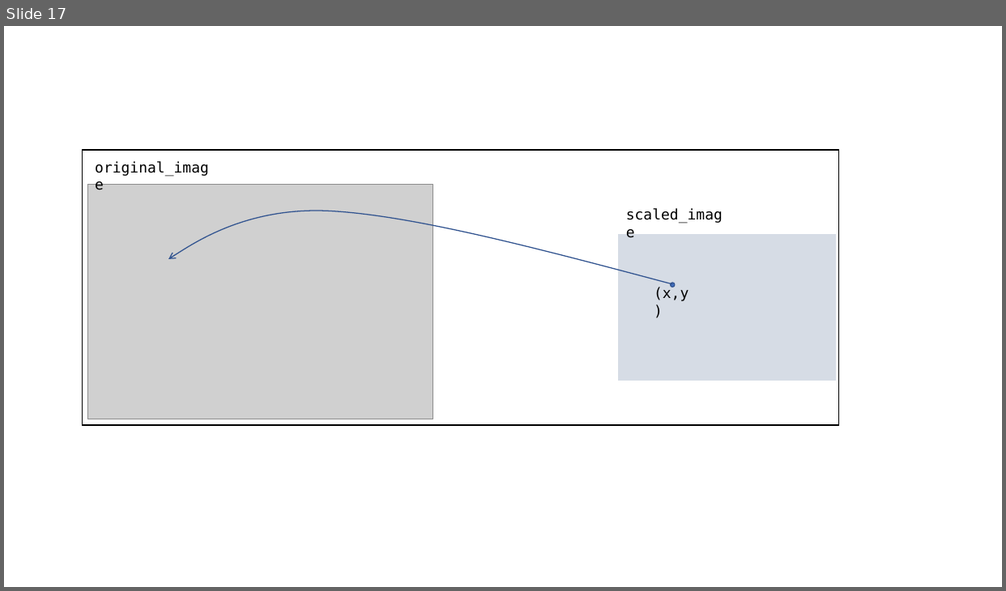
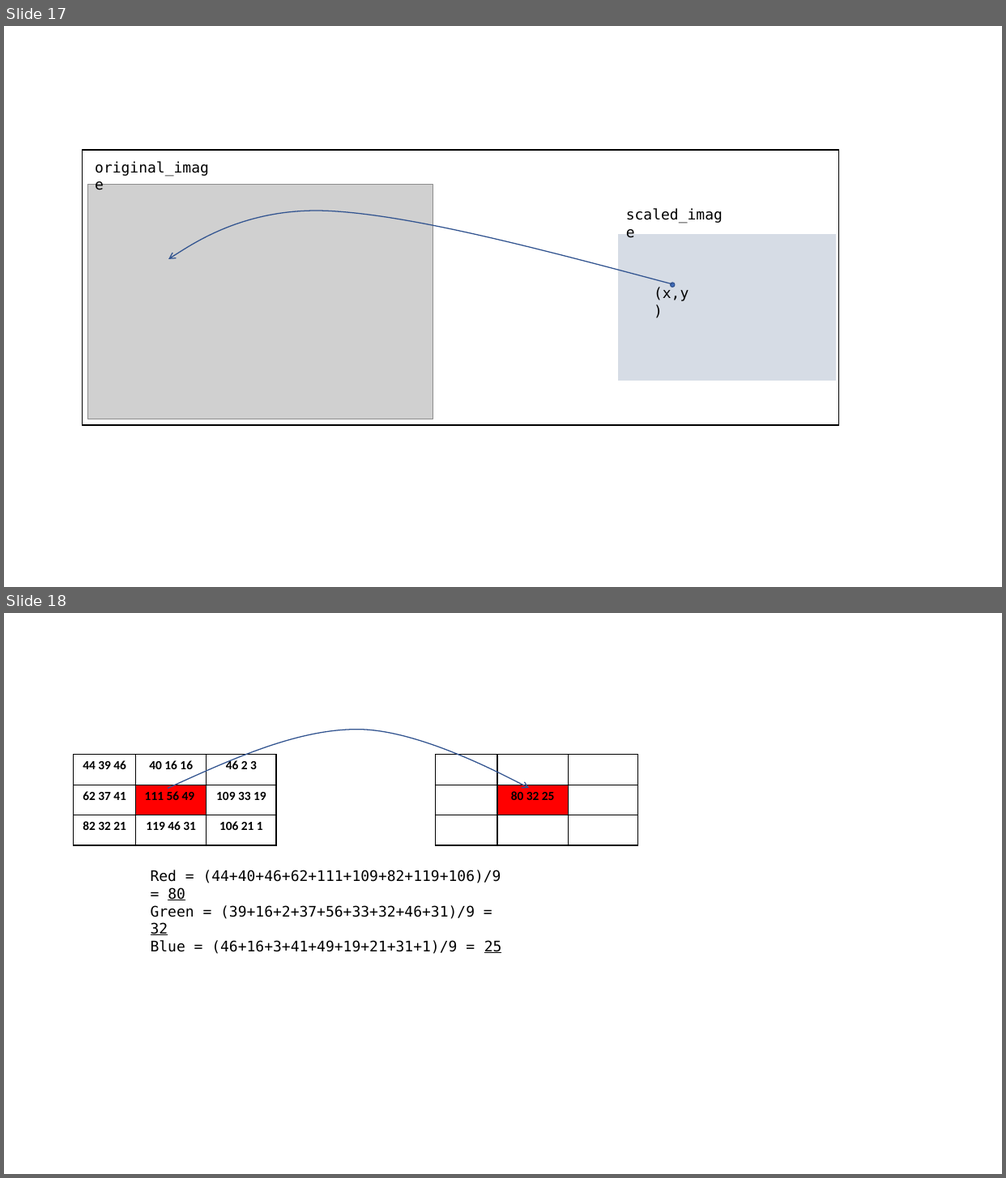
Before and after one commit to edharcourt/CS140, a slide deck: images/pygame_rect_window.pptx. Shown one above the other, each under a label of ours: slide 17 before the commit, slides 17 and 18 after it. The pictures are 1006x591 and 1006x1178 pixels, drawn with LibreOffice and Linux fonts; fonts in the diff are those of the drawing; grey boxes stand for pictures. Boxes give left, top, right and bottom in pixels: in the first picture for what was removed or moved away, otherwise in the second. Text is boxed around its words. In the diff, an @@ line names an element or a change of style, - is before the commit and + after.

```diff
--- a/images/pygame_rect_window.pptx
+++ b/images/pygame_rect_window.pptx
@@ slide 18 added at <box>4,613,1002,1174</box>, background #FFFFFF @@
@@ freeform shape added at <box>167,729,529,788</box>, outline #325491 1 pt @@
@@ table added at <box>74,755,276,845</box>, 3 rows, 3 columns @@
+44 39 46 | 40 16 16 | 46 2 3
+62 37 41 | 111 56 49 | 109 33 19
+82 32 21 | 119 46 31 | 106 21 1
@@ table added at <box>435,755,638,956</box>, 3 rows, 3 columns @@
+ |  | 
+ | 80 32 25 | 
+ |  | 
@@ text added at <box>151,870,501,954</box>, 14 pt, text #000000 @@
+Red = (44+40+46+62+111+109+82+119+106)/9 = 80
+Green = (39+16+2+37+56+33+32+46+31)/9 = 32
+Blue = (46+16+3+41+49+19+21+31+1)/9 = 25
```
Also in this commit, not shown: 9 other files.
